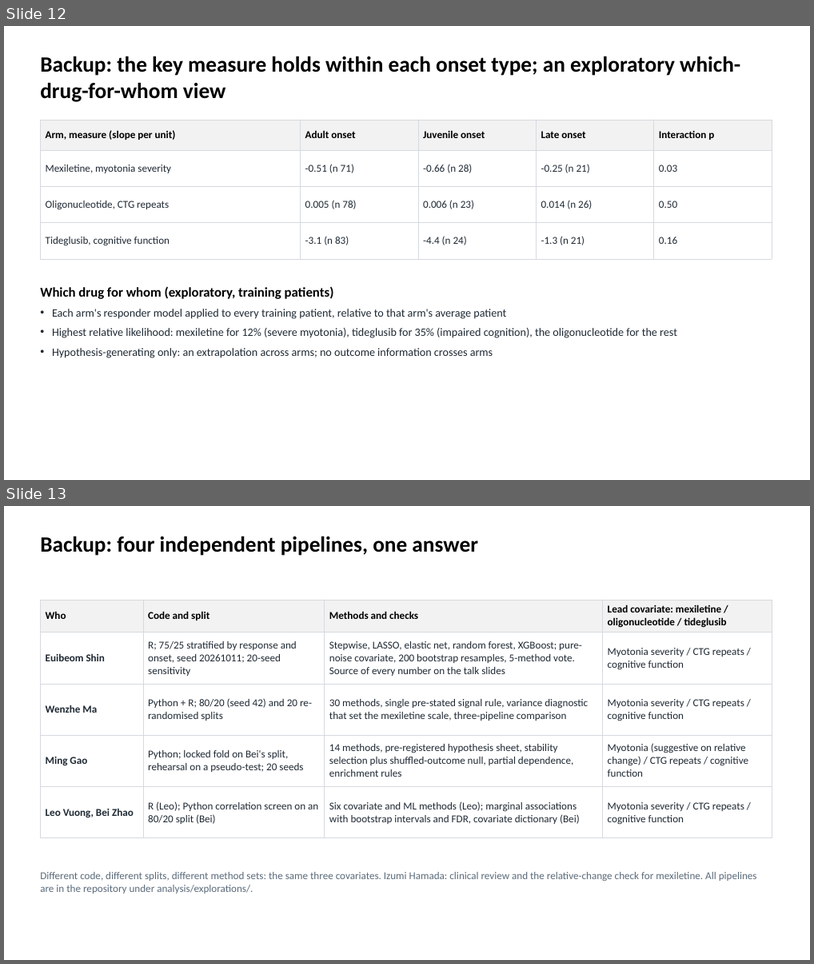
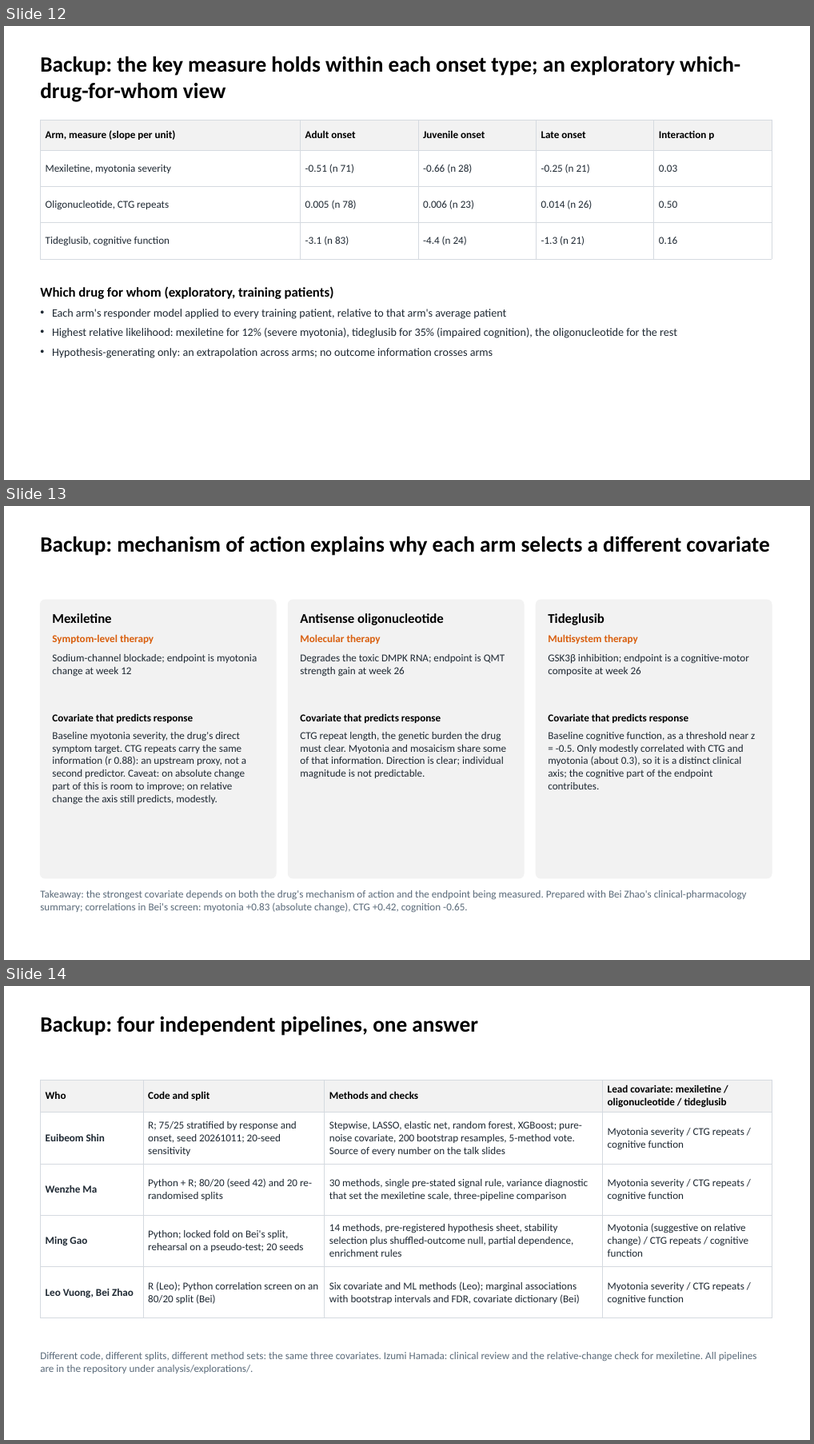
Before and after one commit to euibeom135-cell/acop2026-hackathon-team1, a slide deck: slides/Team1_DM1_slides.pptx. Shown one above the other, each under a label of ours: slides 12 and 13 before the commit, slides 12, 13 and 14 after it. The pictures are 814x964 and 814x1444 pixels, drawn with LibreOffice and Linux fonts; fonts in the diff are those of the drawing. Boxes give left, top, right and bottom in pixels: in the first picture for what was removed or moved away, otherwise in the second. Text is boxed around its words. In the diff, an @@ line names an element or a change of style, - is before the commit and + after.

```diff
--- a/slides/Team1_DM1_slides.pptx
+++ b/slides/Team1_DM1_slides.pptx
@@ slide 13 added at <box>4,506,810,960</box>, background #FFFFFF @@
@@ title added at <box>40,536,770,556</box>, 26 pt, text #000000, bold @@
+Backup: mechanism of action explains why each arm selects a different covariate
@@ rounded rectangle added at <box>40,600,276,878</box>, fill #F2F2F2, outline #F2F2F2 1 pt @@
@@ rounded rectangle added at <box>288,600,524,878</box>, fill #F2F2F2, outline #F2F2F2 1 pt @@
@@ rounded rectangle added at <box>536,600,772,878</box>, fill #F2F2F2, outline #F2F2F2 1 pt @@
@@ text added at <box>52,613,111,623</box>, 16 pt, text #000000, bold @@
+Mexiletine
@@ text added at <box>300,613,444,625</box>, 16 pt, text #000000, bold @@
+Antisense oligonucleotide
@@ text added at <box>548,613,605,625</box>, 16 pt, text #000000, bold @@
+Tideglusib
@@ text added at <box>52,634,154,644</box>, 12.5 pt, text #D95F0E, bold @@
+Symptom-level therapy
@@ text added at <box>300,634,381,644</box>, 12.5 pt, text #D95F0E, bold @@
+Molecular therapy
@@ text added at <box>548,634,638,644</box>, 12.5 pt, text #D95F0E, bold @@
+Multisystem therapy
@@ text added at <box>52,654,257,676</box>, 12.5 pt, text #1F2933 @@
+Sodium-channel blockade; endpoint is myotonia change at week 12
@@ text added at <box>300,654,505,676</box>, 12.5 pt, text #1F2933 @@
+Degrades the toxic DMPK RNA; endpoint is QMT strength gain at week 26
@@ text added at <box>548,654,750,676</box>, 12.5 pt, text #1F2933 @@
+GSK3β inhibition; endpoint is a cognitive-motor composite at week 26
@@ text added at <box>52,713,193,723</box>, 12.5 pt, text #000000, bold @@
+Covariate that predicts response
@@ text added at <box>300,713,441,723</box>, 12.5 pt, text #000000, bold @@
+Covariate that predicts response
@@ text added at <box>548,713,689,723</box>, 12.5 pt, text #000000, bold @@
+Covariate that predicts response
@@ text added at <box>52,732,246,804</box>, 12.5 pt, text #1F2933 @@
+Baseline myotonia severity, the drug's direct symptom target. CTG repeats carry the same information (r 0.88): an upstream proxy, not a second predictor. Caveat: on absolute change part of this is room to improve; on relative change the axis still predicts, modestly.
@@ text added at <box>300,732,506,779</box>, 12.5 pt, text #1F2933 @@
+CTG repeat length, the genetic burden the drug must clear. Myotonia and mosaicism share some of that information. Direction is clear; individual magnitude is not predictable.
@@ text added at <box>548,732,755,789</box>, 12.5 pt, text #1F2933 @@
+Baseline cognitive function, as a threshold near z = -0.5. Only modestly correlated with CTG and myotonia (about 0.3), so it is a distinct clinical axis; the cognitive part of the endpoint contributes.
@@ text added at <box>40,890,747,912</box>, 12.5 pt, text #5B6B7A @@
+Takeaway: the strongest covariate depends on both the drug's mechanism of action and the endpoint being measured. Prepared with Bei Zhao's clinical-pharmacology summary; correlations in Bei's screen: myotonia +0.83 (absolute change), CTG +0.42, cognition -0.65.
@@ what was slide 13 is now slide 14 @@
```
